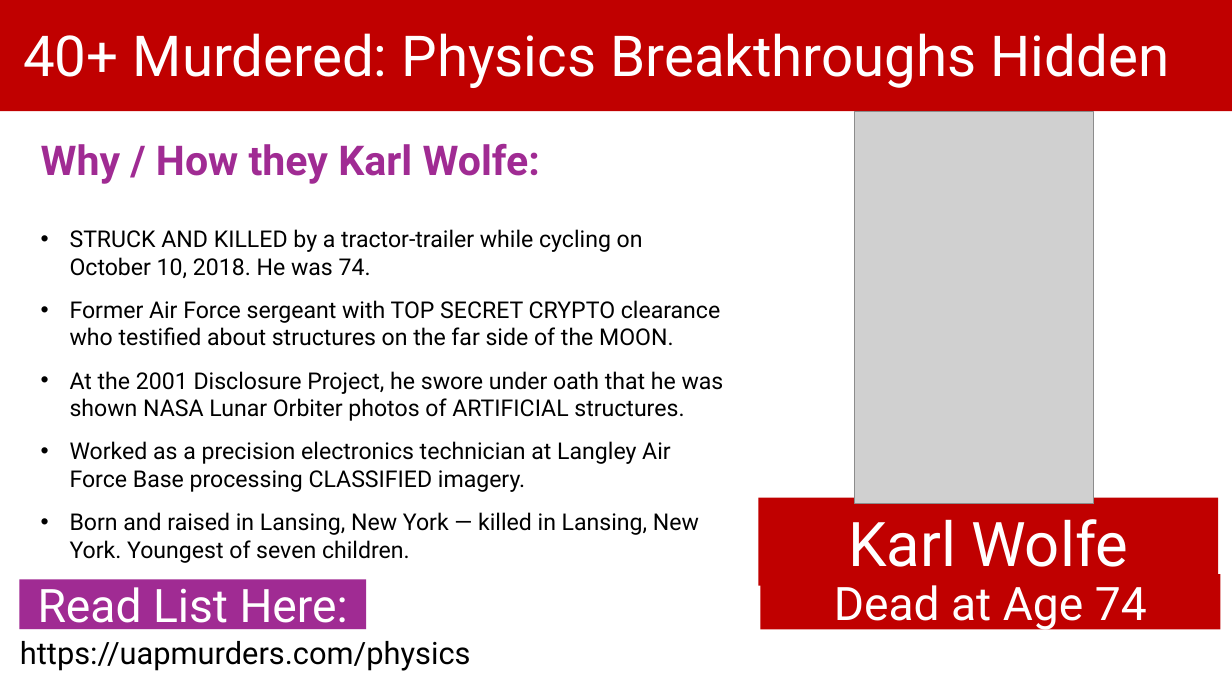
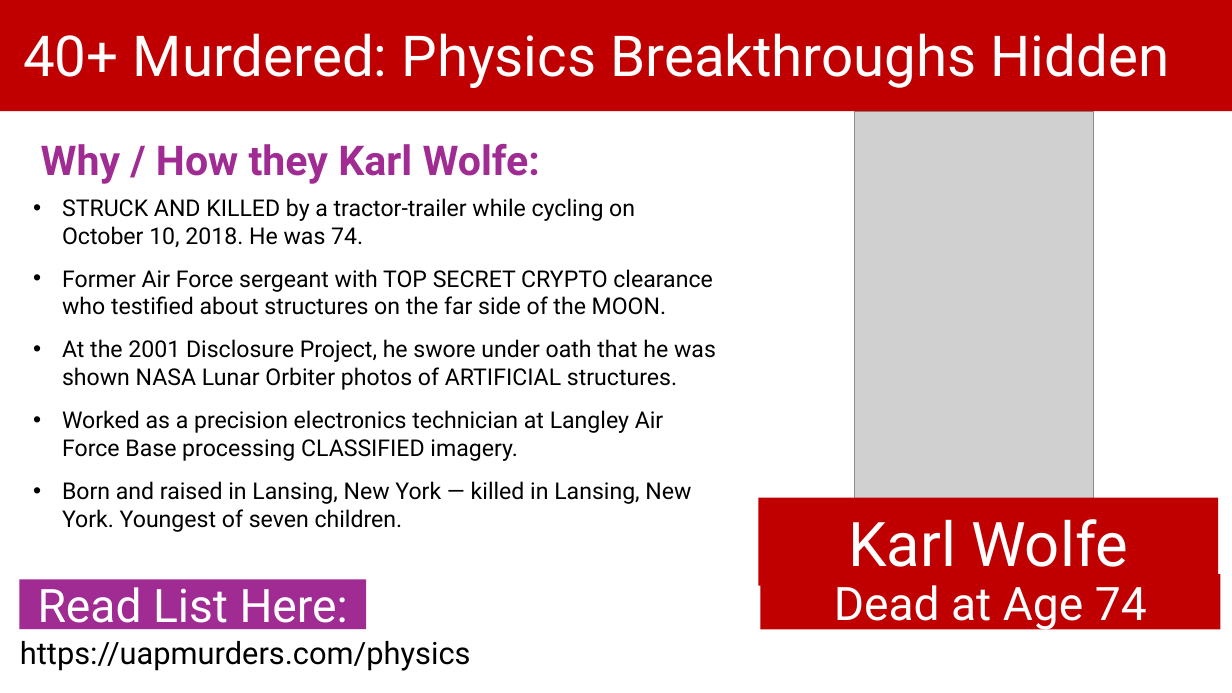
Before and after one commit to BryanStarbuck/UAP_Murder_Docus, a slide deck: slide 5 of Physics/Physics_Murders.pptx. Drawn at 1232x693 pixels with LibreOffice and Linux fonts; fonts in the diff are those of the drawing; grey boxes stand for pictures. Boxes give left, top, right and bottom in pixels: in the first picture for what was removed or moved away, otherwise in the second. Text is boxed around its words. In the diff, an @@ line names an element or a change of style, - is before the commit and + after.

```diff
--- a/Physics/Physics_Murders.pptx
+++ b/Physics/Physics_Murders.pptx
@@ text "STRUCK AND KILLED by a ...": place and size @@
-text "STRUCK AND KILLED by a ..." at (70,229,724,535)
+text "STRUCK AND KILLED by a ..." at (62,198,716,504)
```
Also in this commit, not shown: 4 other slides changed, 58 other files.
